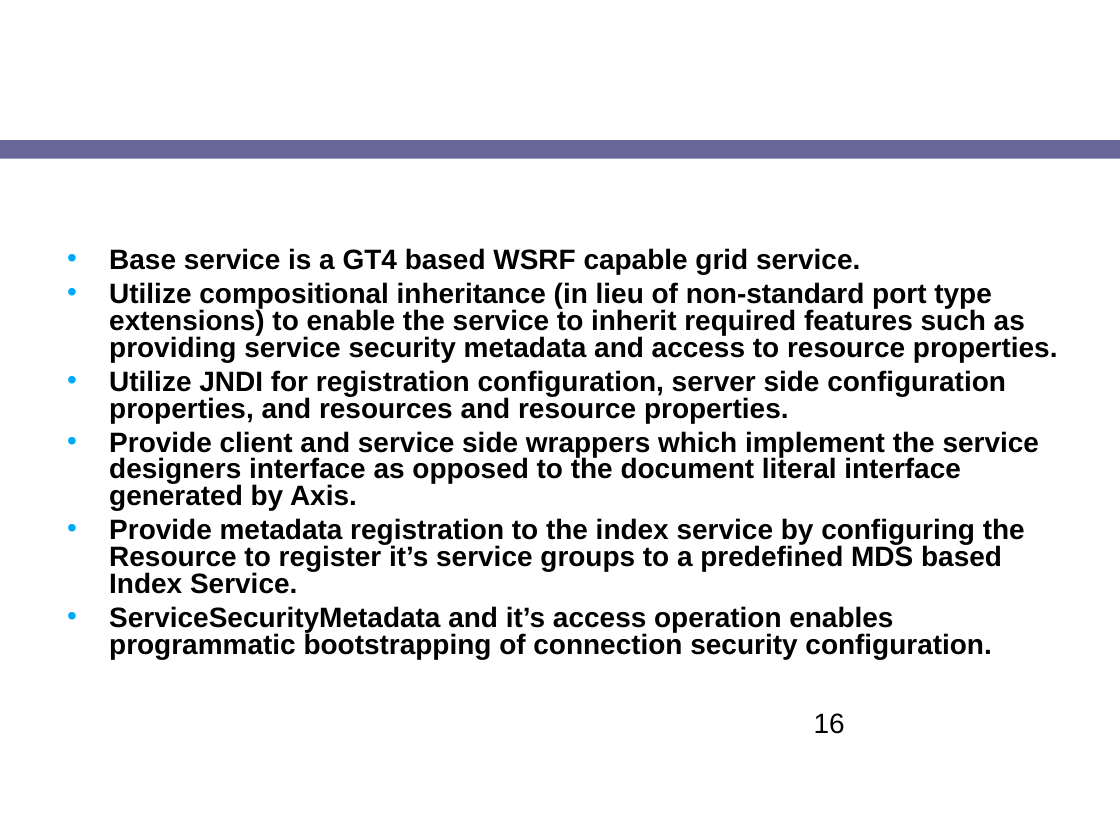
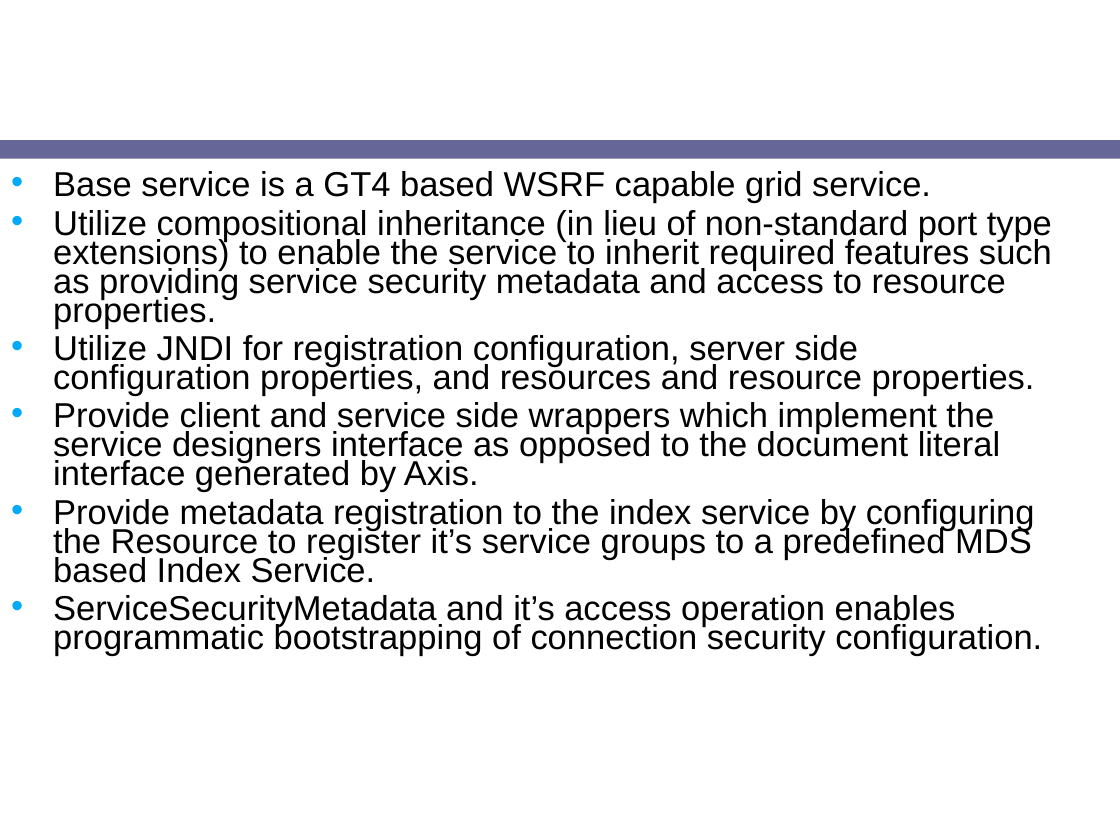
Before and after one commit to NCIP/cagrid-docs, a slide deck: slide 17 of presentations/introduce/Introduce-1.1-caGrid-BIRN-workshop.ppt (slide 16 before the commit). Drawn at 1120x840 pixels with LibreOffice and Linux fonts; fonts in the diff are those of the drawing; background and template pictures are left out. Boxes give left, top, right and bottom in pixels: in the first picture for what was removed or moved away, otherwise in the second. Text is boxed around its words. In the diff, an @@ line names an element or a change of style, - is before the commit and + after.

```diff
--- a/presentations/introduce/Introduce-1.1-caGrid-BIRN-workshop.ppt
+++ b/presentations/introduce/Introduce-1.1-caGrid-BIRN-workshop.ppt
@@ text "Base service is a GT4 ..." moved from (x1=109, y1=248, x2=1058, y2=659) to (x1=53, y1=171, x2=1052, y2=656) @@
@@ text "Base service is a GT4 ..." at (x1=53, y1=171, x2=1052, y2=656): size 18 to 22.2 pt, bold off; line spacing 0.8 to 0.7; more space between paragraphs @@
@@ page number removed at (x1=814, y1=713, x2=845, y2=734) @@
-16
```
Also in this commit, not shown: 8 other slides changed, 2 slides added.
